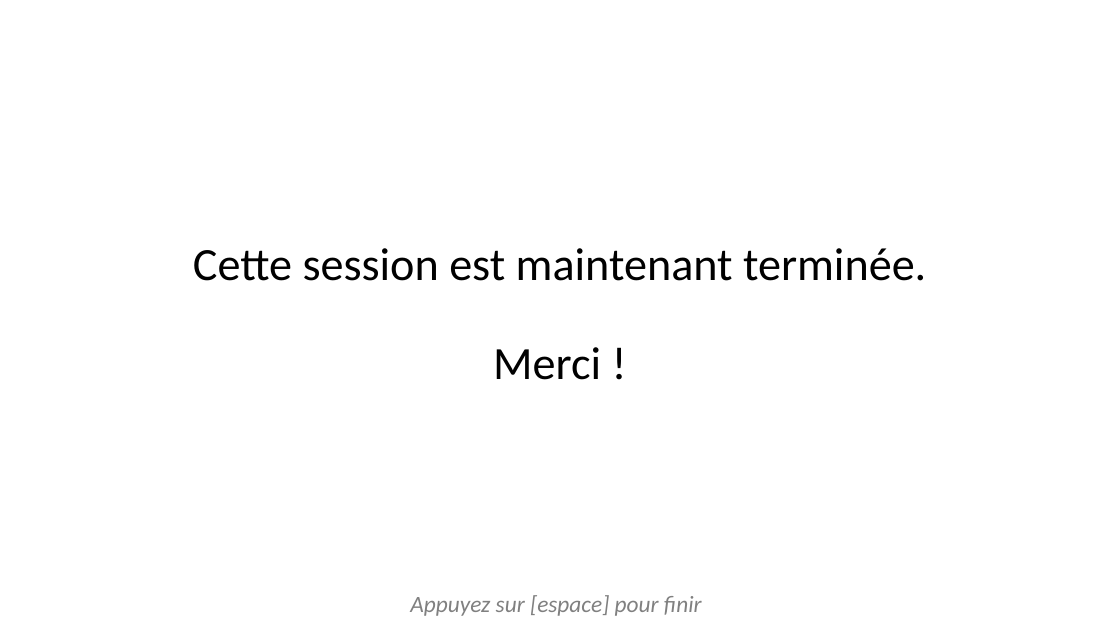
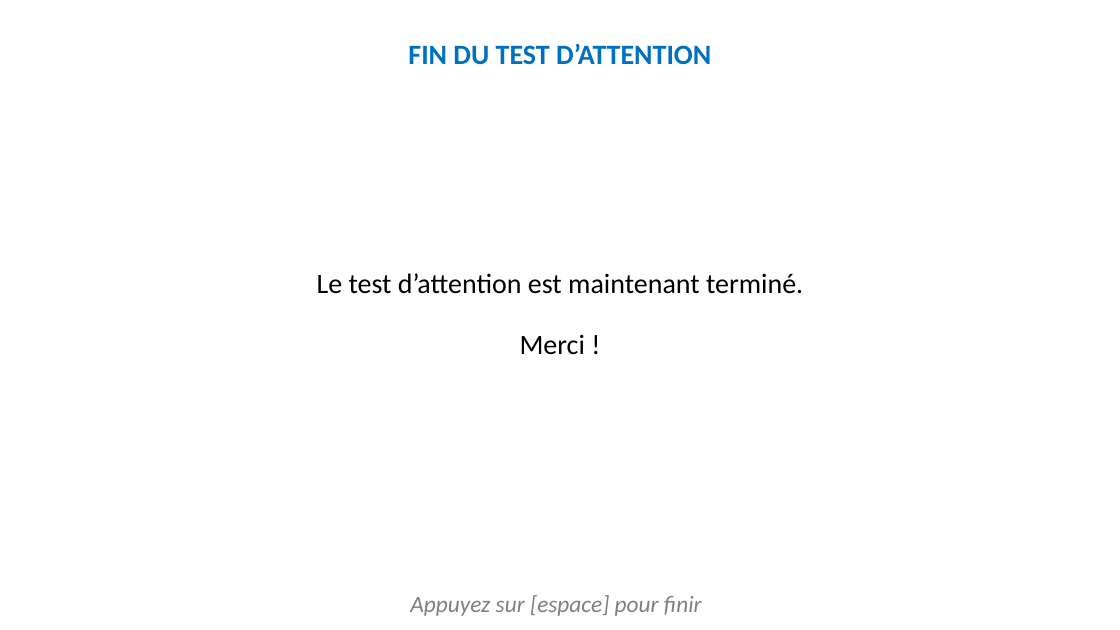
Before and after one commit to MBB-team/Online_Testing, a slide deck: slide 14 of src/Emotion_Regulation_JS/instructions/instructionsDiapo.pptx (slide 12 before the commit). Drawn at 1120x630 pixels with LibreOffice and Linux fonts; fonts in the diff are those of the drawing. Boxes give left, top, right and bottom in pixels: in the first picture for what was removed or moved away, otherwise in the second. Text is boxed around its words. In the diff, an @@ line names an element or a change of style, - is before the commit and + after.

```diff
--- a/src/Emotion_Regulation_JS/instructions/instructionsDiapo.pptx
+++ b/src/Emotion_Regulation_JS/instructions/instructionsDiapo.pptx
@@ text added at <box>408,44,711,65</box>, 24 pt, text #0070C0, bold @@
+FIN DU TEST D’ATTENTION
@@ title at <box>317,273,803,355</box>: text changed; size 39.6 to 24 pt @@
-Cette session est maintenant terminée.
-Merci !
+Le test d’attention est maintenant terminé.
+Merci !
```
Also in this commit, not shown: 5 other slides changed, 4 slides added, 2 slides removed, 16 other files.
